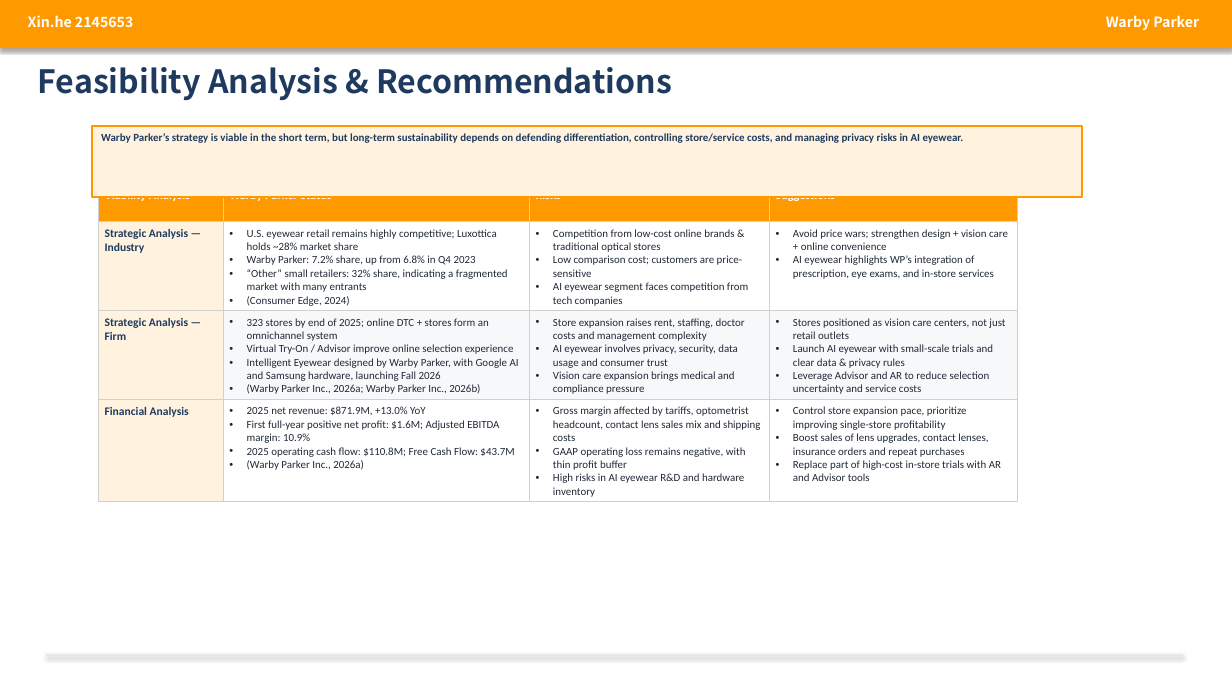
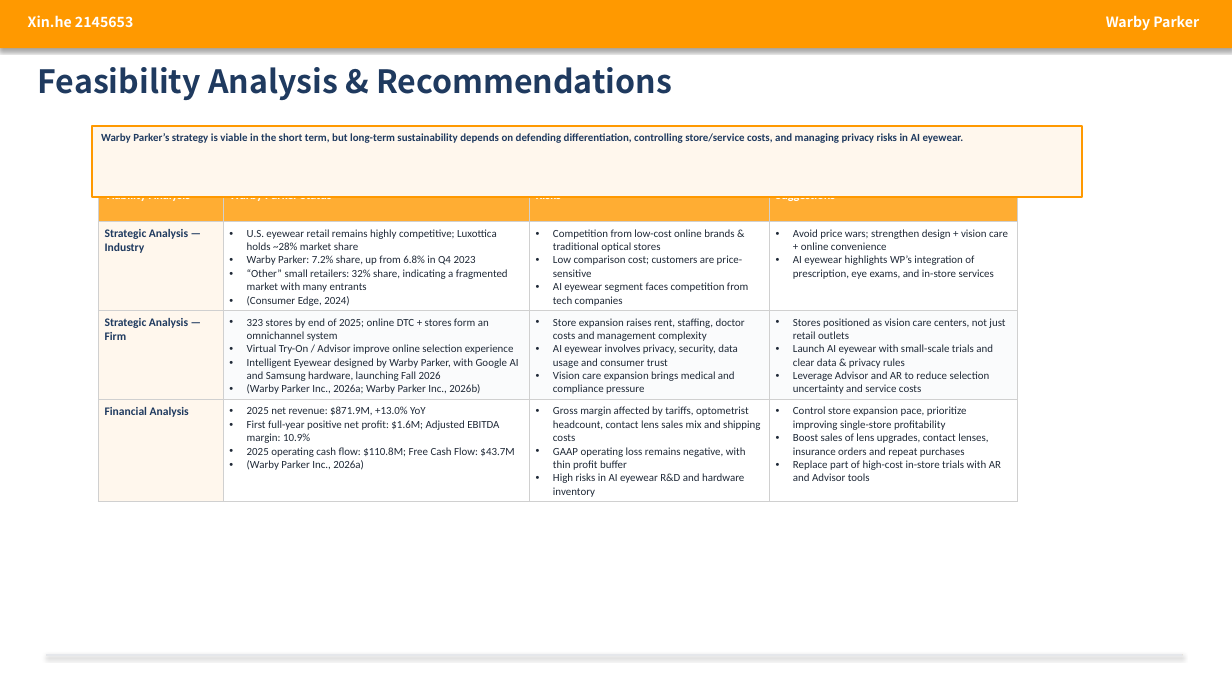
Before and after one commit to Hasina666/clawdbot-space, a slide deck: slide 4 of Warby_Parker_Beautified.pptx. Drawn at 1232x693 pixels with LibreOffice and Linux fonts; fonts in the diff are those of the drawing. Boxes give left, top, right and bottom in pixels: in the first picture for what was removed or moved away, otherwise in the second. Text is boxed around its words. In the diff, an @@ line names an element or a change of style, - is before the commit and + after.

```diff
--- a/Warby_Parker_Beautified.pptx
+++ b/Warby_Parker_Beautified.pptx
@@ rectangle "Warby Parker’s strategy is viable ..." at (92,126,1082,197): fill #FFF3E0 to #FFF7ED @@
@@ table at (98,183,1018,581) @@
@@ fill #FF9900 to #FFAD33 in row 1 @@
@@ fill #FFF3E0 to #FFF7ED in 3 cells @@
@@ fill #F7F8F9 to #FAFBFC in 3 cells @@
```
Also in this commit, not shown: 3 other slides changed.
